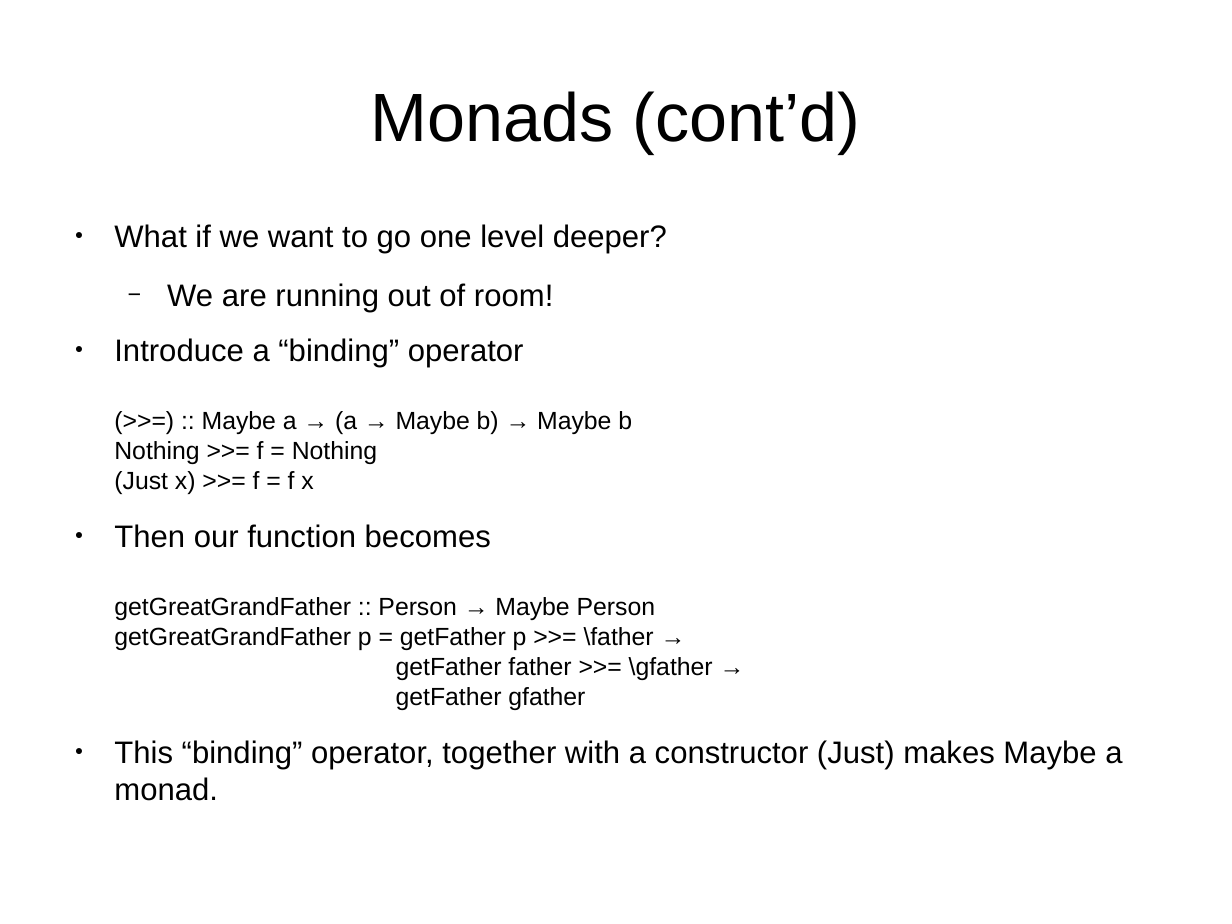
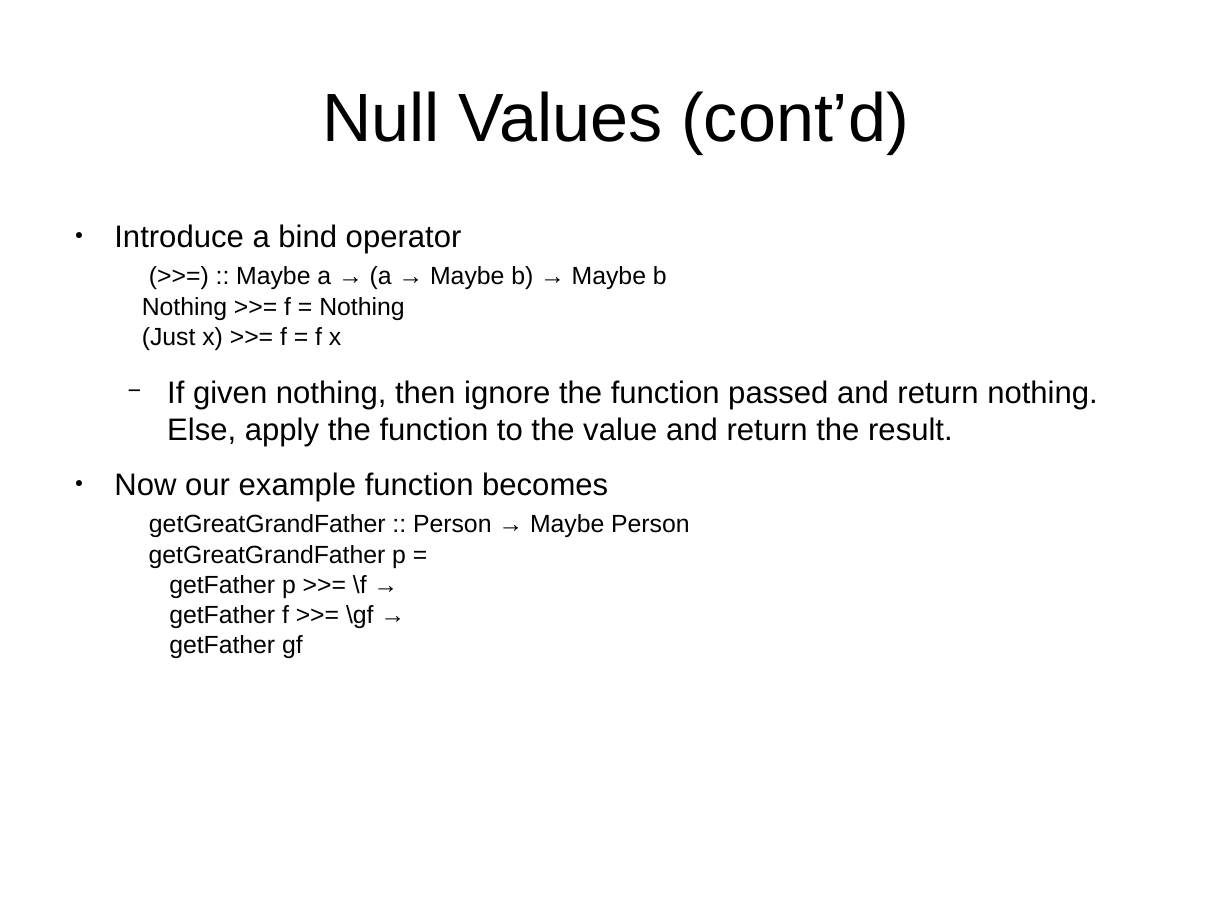
Before and after one commit to bstamour/SLHS, a slide deck: slide 32 of docs/proposal-from-bob.odp. Drawn at 1232x924 pixels with LibreOffice and Linux fonts; fonts in the diff are those of the drawing. Boxes give left, top, right and bottom in pixels: in the first picture for what was removed or moved away, otherwise in the second. Text is boxed around its words. In the diff, an @@ line names an element or a change of style, - is before the commit and + after.

Commit message:
monads. coloured the tables nicely.

```diff
--- a/docs/proposal-from-bob.odp
+++ b/docs/proposal-from-bob.odp
@@ title at bbox=[322, 91, 909, 153]: text changed @@
-Monads (cont’d)
+Null Values (cont’d)
@@ text at bbox=[114, 224, 1097, 658]: text changed @@
-● What if we want to go one level deeper?
-  − We are running out of room!
-● Introduce a “binding” operator
-  (>>=) :: Maybe a → (a → Maybe b) → Maybe b
-  Nothing >>= f = Nothing
-  (Just x) >>= f = f x
-● Then our function becomes
-  getGreatGrandFather :: Person → Maybe Person
-  getGreatGrandFather p = getFather p >>= \father →
-  getFather father >>= \gfather →
-  getFather gfather
-● This “binding” operator, together with a constructor (Just) makes Maybe a monad.
+● Introduce a bind operator
+  (>>=) :: Maybe a → (a → Maybe b) → Maybe b
+  Nothing >>= f = Nothing
+  (Just x) >>= f = f x
+  − If given nothing, then ignore the function passed and return nothing. Else, apply the function to the value and return the result.
+● Now our example function becomes
+  getGreatGrandFather :: Person → Maybe Person
+  getGreatGrandFather p =
+  getFather p >>= \f →
+  getFather f >>= \gf →
+  getFather gf
```
Also in this commit, not shown: 6 other slides changed, 1 slide added, 2 slides removed.
